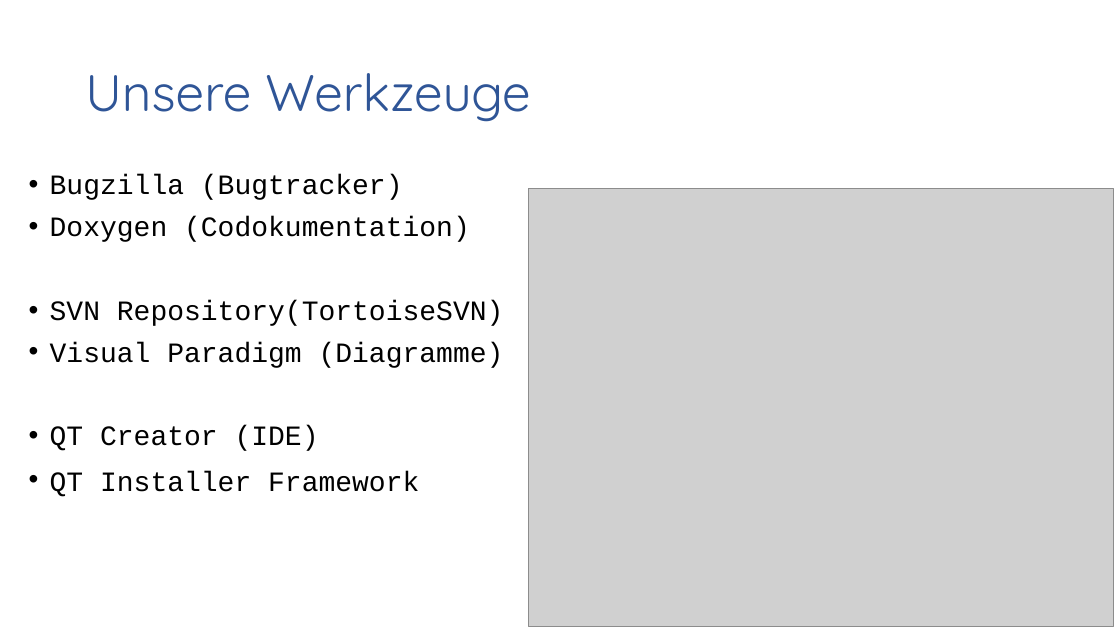
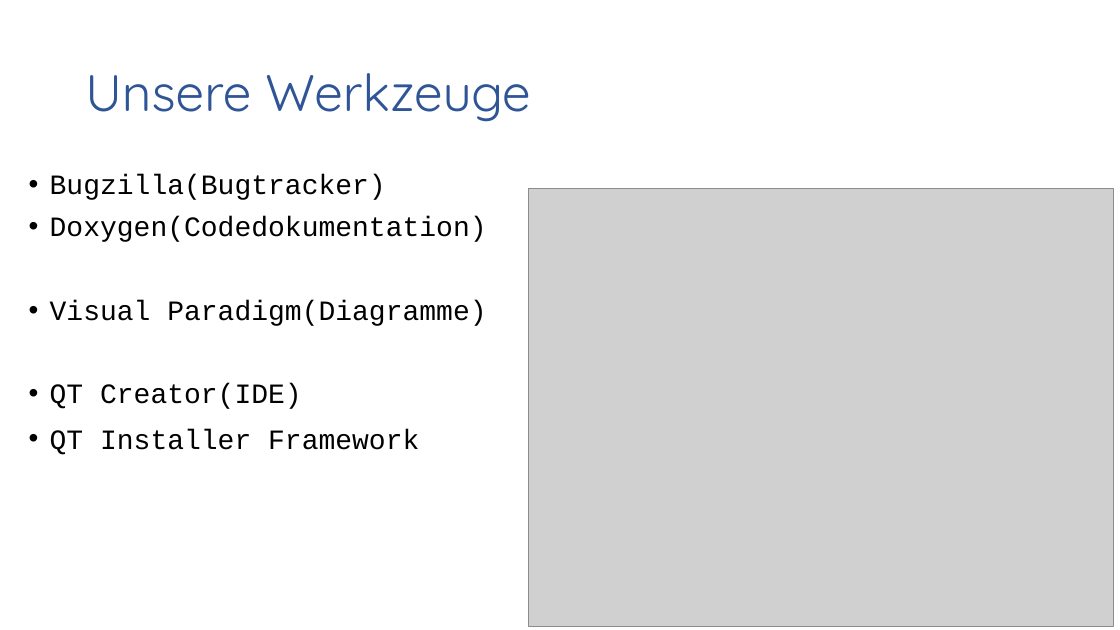
Before and after one commit to gaffli/typo, a slide deck: slide 12 of Meilensteine/MS 5/Projekt.pptx. Drawn at 1120x630 pixels with LibreOffice and Linux fonts; fonts in the diff are those of the drawing; grey boxes stand for pictures; background and template pictures are left out. Boxes give left, top, right and bottom in pixels: in the first picture for what was removed or moved away, otherwise in the second. Text is boxed around its words. In the diff, an @@ line names an element or a change of style, - is before the commit and + after.

```diff
--- a/Meilensteine/MS 5/Projekt.pptx
+++ b/Meilensteine/MS 5/Projekt.pptx
@@ text at (x1=50, y1=174, x2=487, y2=409): text changed @@
-• Bugzilla (Bugtracker)
-• Doxygen (Codokumentation)
-• SVN Repository(TortoiseSVN)
-• Visual Paradigm (Diagramme)
-• QT Creator (IDE)
+• Bugzilla(Bugtracker)
+• Doxygen(Codedokumentation)
+• Visual Paradigm(Diagramme)
+• QT Creator(IDE)
```
